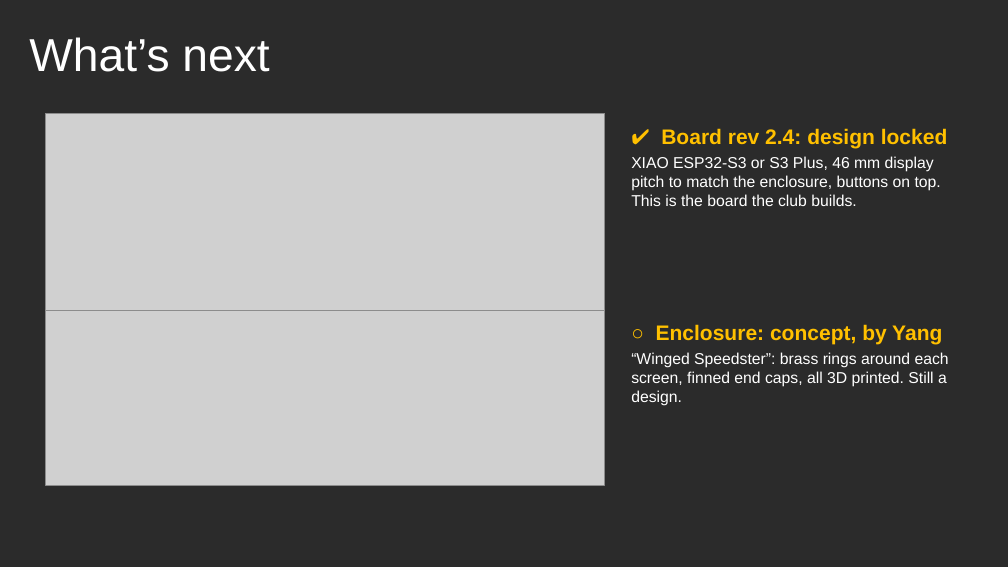
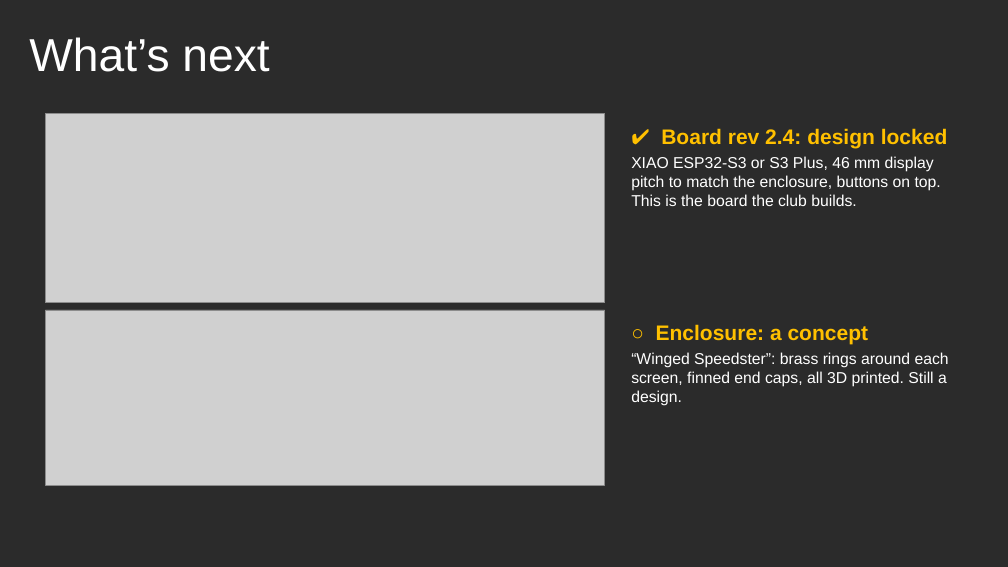
Before and after one commit to scottdube/hot-info-orbs, a slide deck: slide 9 of docs/presentation/HOT-Info-Orbs-Small-Computers-2026-10-27.pptx. Drawn at 1008x567 pixels with LibreOffice and Linux fonts; fonts in the diff are those of the drawing; grey boxes stand for pictures; background and template pictures are left out; a plain dark background stands for a picture behind light text. Boxes give left, top, right and bottom in pixels: in the first picture for what was removed or moved away, otherwise in the second. Text is boxed around its words. In the diff, an @@ line names an element or a change of style, - is before the commit and + after.

```diff
--- a/docs/presentation/HOT-Info-Orbs-Small-Computers-2026-10-27.pptx
+++ b/docs/presentation/HOT-Info-Orbs-Small-Computers-2026-10-27.pptx
@@ picture: place and size @@
-picture at bbox=[45, 113, 605, 329]
+picture at bbox=[45, 113, 605, 303]
@@ text at bbox=[656, 324, 869, 345]: text changed @@
-○ Enclosure: concept, by Yang
+○ Enclosure: a concept
```
Also in this commit, not shown: 2 other slides changed, 4 other files.
